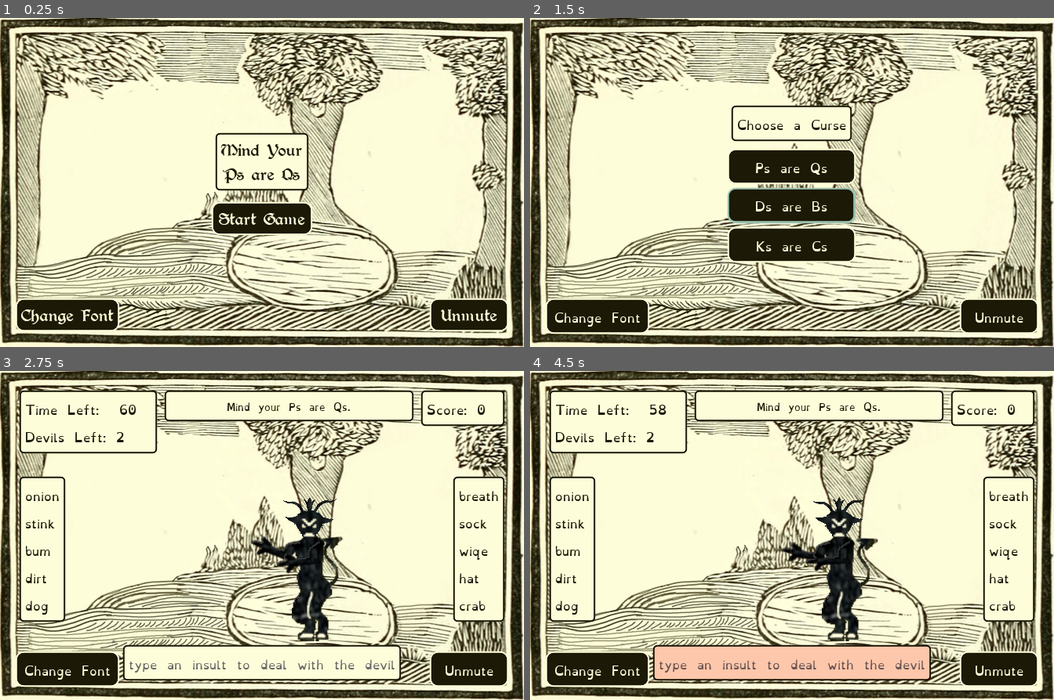
Above: before the commit, frames 1-4 (two rows, left to right).
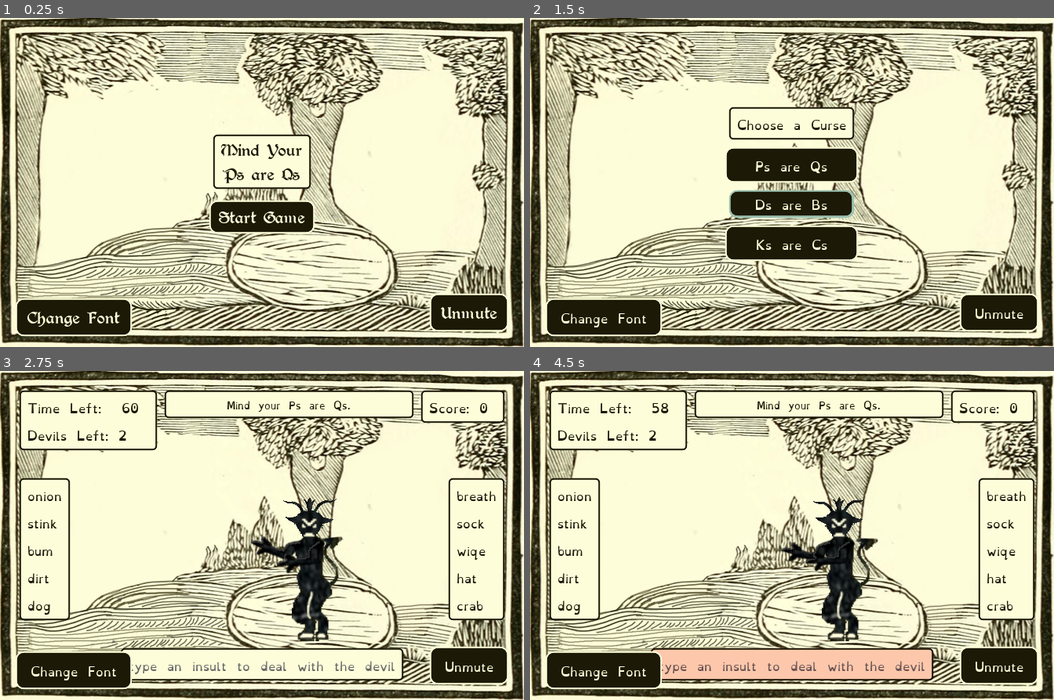
Above: after the commit, the same moments.

Repository: hoodscott/psareqs
Game: Godot game, scene res://scenes/Game.tscn
Same seed, same stepped clock (60 frames per second), same inputs: the game is played once before the commit and once after it. Sound files missing from this copy of the repository are replaced by a short silence.
Inputs:
- Up to frame 1 (0.25 s): no input
- Up to frame 2 (1.5 s): click "Change Font" at 0.5 s; click "Start Game" at 1.25 s
- Up to frame 3 (2.75 s): click "Ps are Qs" at 2 s
- Up to frame 4 (4.5 s): tap Enter at 2.75 s; hold Right (ui_right) 2.78-3.53 s; tap Z at 2.85, 4.35 s; hold Down (ui_down) 3.53-4.28 s; tap Backspace at 3.6 s; hold Right (ui_right) from 4.28 s (still down)

The runs differ from the first frame. In frame 1, 3.0% of the frame differs, in the area x 2-97%, y 34-97%; in frame 2, 4.5%; in frame 3, 7.1%; in frame 4, 7.2%, in the area x 3-97%, y 9-97%.

Commit message:
Tidyies up scene tree by removing margincontainers
Using theme constants of the styleboxes instead

Diff:
--- a/scenes/ui/UI.gd
+++ b/scenes/ui/UI.gd
@@ -22,16 +22,16 @@
   $GameMargin/ChooserContainer/CurseChooser/Choice2,
   $GameMargin/ChooserContainer/CurseChooser/Choice3
  ]
-onready var _GameOver := $GameMargin/StartContainer/VBoxContainer/PanelContainer/MarginContainer/GameOver
+onready var _GameOver := $GameMargin/StartContainer/VBoxContainer/PanelContainer/GameOver
 onready var _StartButton := $GameMargin/StartContainer/VBoxContainer/StartButton
 onready var _GameTimer := $Timer
-onready var _Clock := $GameMargin/GameContainer/Top/TopLeft/PanelContainer/MarginContainer/VBoxContainer/Clock
-onready var _Devils :=$GameMargin/GameContainer/Top/TopLeft/PanelContainer/MarginContainer/VBoxContainer/Devils
-onready var _Rules := $GameMargin/GameContainer/Top/TopMid/RulesPanel/MarginContainer/Rules
-onready var _Score := $GameMargin/GameContainer/Top/TopRight/PanelContainer/MarginContainer/Score
-onready var _PrefixList := $GameMargin/GameContainer/Fragments/VBoxContainer2/PanelContainer/MarginContainer/Prefixes
-onready var _SuffixList := $GameMargin/GameContainer/Fragments/VBoxContainer/PanelContainer/MarginContainer/Suffixes
-onready var _Typed := $GameMargin/GameContainer/Bottom/PanelContainer/MarginContainer/Typed
+onready var _Clock := $GameMargin/GameContainer/Top/TopLeft/PanelContainer/VBoxContainer/Clock
+onready var _Devils :=$GameMargin/GameContainer/Top/TopLeft/PanelContainer/VBoxContainer/Devils
+onready var _Rules := $GameMargin/GameContainer/Top/TopMid/RulesPanel/Rules
+onready var _Score := $GameMargin/GameContainer/Top/TopRight/PanelContainer/Score
+onready var _PrefixList := $GameMargin/GameContainer/Fragments/VBoxContainer2/PanelContainer/Prefixes
+onready var _SuffixList := $GameMargin/GameContainer/Fragments/VBoxContainer/PanelContainer/Suffixes
+onready var _Typed := $GameMargin/GameContainer/Bottom/PanelContainer/Typed
 onready var _Animations := $AnimationPlayer
 onready var _WordCompleteSpawn := $GameMargin/CompleteSpawn
 
--- a/scenes/ui/UI.tscn
+++ b/scenes/ui/UI.tscn
@@ -15,7 +15,7 @@
 [sub_resource type="Animation" id=1]
 length = 0.001
 tracks/0/type = "value"
-tracks/0/path = NodePath("GameMargin/GameContainer/Bottom/PanelContainer/MarginContainer/Typed:rect_position")
+tracks/0/path = NodePath("GameMargin/GameContainer/Bottom/PanelContainer/Typed:rect_position")
 tracks/0/interp = 1
 tracks/0/loop_wrap = true
 tracks/0/imported = false
@@ -27,7 +27,7 @@
 "values": [ Vector2( 0, 338 ) ]
 }
 tracks/1/type = "value"
-tracks/1/path = NodePath("GameMargin/GameContainer/Bottom/PanelContainer/MarginContainer/Typed:modulate")
+tracks/1/path = NodePath("GameMargin/GameContainer/Bottom/PanelContainer/Typed:modulate")
 tracks/1/interp = 1
 tracks/1/loop_wrap = true
 tracks/1/imported = false
@@ -67,7 +67,7 @@
 resource_name = "incorrect"
 length = 0.4
 tracks/0/type = "value"
-tracks/0/path = NodePath("GameMargin/GameContainer/Bottom/PanelContainer/MarginContainer/Typed:modulate")
+tracks/0/path = NodePath("GameMargin/GameContainer/Bottom/PanelContainer/Typed:modulate")
 tracks/0/interp = 1
 tracks/0/loop_wrap = true
 tracks/0/imported = false
@@ -112,66 +112,54 @@
 
 [node name="Top" type="HBoxContainer" parent="GameMargin/GameContainer"]
 margin_right = 618.0
-margin_bottom = 74.0
+margin_bottom = 70.0
 custom_constants/separation = 10
 
 [node name="TopLeft" type="VBoxContainer" parent="GameMargin/GameContainer/Top"]
 margin_right = 175.0
-margin_bottom = 74.0
+margin_bottom = 70.0
 rect_min_size = Vector2( 150, 0 )
 size_flags_horizontal = 3
 
 [node name="PanelContainer" type="PanelContainer" parent="GameMargin/GameContainer/Top/TopLeft"]
 margin_right = 175.0
-margin_bottom = 74.0
+margin_bottom = 70.0
 rect_min_size = Vector2( 175, 0 )
 
-[node name="MarginContainer" type="MarginContainer" parent="GameMargin/GameContainer/Top/TopLeft/PanelContainer"]
-margin_left = 2.0
-margin_top = 2.0
-margin_right = 173.0
-margin_bottom = 72.0
-
-[node name="VBoxContainer" type="VBoxContainer" parent="GameMargin/GameContainer/Top/TopLeft/PanelContainer/MarginContainer"]
-margin_left = 5.0
-margin_top = 5.0
-margin_right = 166.0
+[node name="VBoxContainer" type="VBoxContainer" parent="GameMargin/GameContainer/Top/TopLeft/PanelContainer"]
+margin_left = 10.0
+margin_top = 5.0
+margin_right = 165.0
 margin_bottom = 65.0
 
-[node name="Clock" type="Label" parent="GameMargin/GameContainer/Top/TopLeft/PanelContainer/MarginContainer/VBoxContainer"]
-margin_right = 161.0
+[node name="Clock" type="Label" parent="GameMargin/GameContainer/Top/TopLeft/PanelContainer/VBoxContainer"]
+margin_right = 155.0
 margin_bottom = 28.0
 rect_min_size = Vector2( 140, 0 )
 text = "Time: xxx"
 
-[node name="Devils" type="Label" parent="GameMargin/GameContainer/Top/TopLeft/PanelContainer/MarginContainer/VBoxContainer"]
+[node name="Devils" type="Label" parent="GameMargin/GameContainer/Top/TopLeft/PanelContainer/VBoxContainer"]
 margin_top = 32.0
-margin_right = 161.0
+margin_right = 155.0
 margin_bottom = 60.0
 rect_min_size = Vector2( 140, 0 )
 text = "Demons: xxx"
 
 [node name="TopMid" type="VBoxContainer" parent="GameMargin/GameContainer/Top"]
 margin_left = 185.0
-margin_right = 494.0
-margin_bottom = 74.0
+margin_right = 488.0
+margin_bottom = 70.0
 size_flags_horizontal = 3
 size_flags_stretch_ratio = 3.0
 
 [node name="RulesPanel" type="PanelContainer" parent="GameMargin/GameContainer/Top/TopMid"]
-margin_right = 309.0
-margin_bottom = 33.0
-
-[node name="MarginContainer" type="MarginContainer" parent="GameMargin/GameContainer/Top/TopMid/RulesPanel"]
-margin_left = 2.0
-margin_top = 2.0
-margin_right = 307.0
-margin_bottom = 31.0
-
-[node name="Rules" type="Label" parent="GameMargin/GameContainer/Top/TopMid/RulesPanel/MarginContainer"]
-margin_left = 5.0
-margin_top = 5.0
-margin_right = 300.0
+margin_right = 303.0
+margin_bottom = 29.0
+
+[node name="Rules" type="Label" parent="GameMargin/GameContainer/Top/TopMid/RulesPanel"]
+margin_left = 10.0
+margin_top = 5.0
+margin_right = 293.0
 margin_bottom = 24.0
 custom_fonts/font = ExtResource( 1 )
 text = " and words are in alphabetical order, "
@@ -179,155 +167,127 @@
 autowrap = true
 
 [node name="TopRight" type="VBoxContainer" parent="GameMargin/GameContainer/Top"]
-margin_left = 504.0
+margin_left = 498.0
 margin_right = 618.0
-margin_bottom = 74.0
+margin_bottom = 70.0
 size_flags_horizontal = 3
 
 [node name="PanelContainer" type="PanelContainer" parent="GameMargin/GameContainer/Top/TopRight"]
-margin_right = 114.0
-margin_bottom = 42.0
-
-[node name="MarginContainer" type="MarginContainer" parent="GameMargin/GameContainer/Top/TopRight/PanelContainer"]
-margin_left = 2.0
-margin_top = 2.0
-margin_right = 112.0
-margin_bottom = 40.0
-custom_constants/margin_right = 5
-custom_constants/margin_top = 5
-custom_constants/margin_left = 5
-custom_constants/margin_bottom = 5
-
-[node name="Score" type="Label" parent="GameMargin/GameContainer/Top/TopRight/PanelContainer/MarginContainer"]
-margin_left = 5.0
-margin_top = 5.0
-margin_right = 105.0
+margin_right = 120.0
+margin_bottom = 38.0
+
+[node name="Score" type="Label" parent="GameMargin/GameContainer/Top/TopRight/PanelContainer"]
+margin_left = 10.0
+margin_top = 5.0
+margin_right = 110.0
 margin_bottom = 33.0
 text = "Score: xxx"
 
 [node name="Fragments" type="HBoxContainer" parent="GameMargin/GameContainer"]
-margin_top = 78.0
+margin_top = 74.0
 margin_right = 618.0
-margin_bottom = 324.0
+margin_bottom = 328.0
 size_flags_vertical = 3
 
 [node name="VBoxContainer2" type="VBoxContainer" parent="GameMargin/GameContainer/Fragments"]
-margin_right = 122.0
-margin_bottom = 246.0
+margin_right = 128.0
+margin_bottom = 254.0
 alignment = 1
 
 [node name="PanelContainer" type="PanelContainer" parent="GameMargin/GameContainer/Fragments/VBoxContainer2"]
-margin_top = 54.0
-margin_right = 122.0
-margin_bottom = 192.0
-
-[node name="MarginContainer" type="MarginContainer" parent="GameMargin/GameContainer/Fragments/VBoxContainer2/PanelContainer"]
-margin_left = 2.0
-margin_top = 2.0
-margin_right = 120.0
-margin_bottom = 136.0
-
-[node name="Prefixes" type="VBoxContainer" parent="GameMargin/GameContainer/Fragments/VBoxContainer2/PanelContainer/MarginContainer"]
-margin_left = 5.0
-margin_top = 5.0
-margin_right = 113.0
+margin_top = 60.0
+margin_right = 128.0
+margin_bottom = 194.0
+
+[node name="Prefixes" type="VBoxContainer" parent="GameMargin/GameContainer/Fragments/VBoxContainer2/PanelContainer"]
+margin_left = 10.0
+margin_top = 5.0
+margin_right = 118.0
 margin_bottom = 129.0
 alignment = 1
 
-[node name="Label" type="Label" parent="GameMargin/GameContainer/Fragments/VBoxContainer2/PanelContainer/MarginContainer/Prefixes"]
+[node name="Label" type="Label" parent="GameMargin/GameContainer/Fragments/VBoxContainer2/PanelContainer/Prefixes"]
 margin_right = 108.0
 margin_bottom = 28.0
 text = "test content"
 
-[node name="Label2" type="Label" parent="GameMargin/GameContainer/Fragments/VBoxContainer2/PanelContainer/MarginContainer/Prefixes"]
+[node name="Label2" type="Label" parent="GameMargin/GameContainer/Fragments/VBoxContainer2/PanelContainer/Prefixes"]
 margin_top = 32.0
 margin_right = 108.0
 margin_bottom = 60.0
 text = "test content"
 
-[node name="Label3" type="Label" parent="GameMargin/GameContainer/Fragments/VBoxContainer2/PanelContainer/MarginContainer/Prefixes"]
+[node name="Label3" type="Label" parent="GameMargin/GameContainer/Fragments/VBoxContainer2/PanelContainer/Prefixes"]
 margin_top = 64.0
 margin_right = 108.0
 margin_bottom = 92.0
 text = "test content"
 
-[node name="Label4" type="Label" parent="GameMargin/GameContainer/Fragments/VBoxContainer2/PanelContainer/MarginContainer/Prefixes"]
+[node name="Label4" type="Label" parent="GameMargin/GameContainer/Fragments/VBoxContainer2/PanelContainer/Prefixes"]
 margin_top = 96.0
 margin_right = 108.0
 margin_bottom = 124.0
 text = "test content"
 
 [node name="Spacer" type="HBoxContainer" parent="GameMargin/GameContainer/Fragments"]
-margin_left = 126.0
-margin_right = 492.0
-margin_bottom = 246.0
+margin_left = 132.0
+margin_right = 486.0
+margin_bottom = 254.0
 size_flags_horizontal = 3
 
 [node name="VBoxContainer" type="VBoxContainer" parent="GameMargin/GameContainer/Fragments"]
-margin_left = 496.0
+margin_left = 490.0
 margin_right = 618.0
-margin_bottom = 246.0
+margin_bottom = 254.0
 alignment = 1
 
 [node name="PanelContainer" type="PanelContainer" parent="GameMargin/GameContainer/Fragments/VBoxContainer"]
-margin_top = 54.0
-margin_right = 122.0
-margin_bottom = 192.0
-
-[node name="MarginContainer" type="MarginContainer" parent="GameMargin/GameContainer/Fragments/VBoxContainer/PanelContainer"]
-margin_left = 2.0
-margin_top = 2.0
-margin_right = 120.0
-margin_bottom = 136.0
-
-[node name="Suffixes" type="VBoxContainer" parent="GameMargin/GameContainer/Fragments/VBoxContainer/PanelContainer/MarginContainer"]
-margin_left = 5.0
-margin_top = 5.0
-margin_right = 113.0
+margin_top = 60.0
+margin_right = 128.0
+margin_bottom = 194.0
+
+[node name="Suffixes" type="VBoxContainer" parent="GameMargin/GameContainer/Fragments/VBoxContainer/PanelContainer"]
+margin_left = 10.0
+margin_top = 5.0
+margin_right = 118.0
 margin_bottom = 129.0
 alignment = 1
 
-[node name="Label" type="Label" parent="GameMargin/GameContainer/Fragments/VBoxContainer/PanelContainer/MarginContainer/Suffixes"]
+[node name="Label" type="Label" parent="GameMargin/GameContainer/Fragments/VBoxContainer/PanelContainer/Suffixes"]
 margin_right = 108.0
 margin_bottom = 28.0
 text = "test content"
 
-[node name="Label2" type="Label" parent="GameMargin/GameContainer/Fragments/VBoxContainer/PanelContainer/MarginContainer/Suffixes"]
+[node name="Label2" type="Label" parent="GameMargin/GameContainer/Fragments/VBoxContainer/PanelContainer/Suffixes"]
 margin_top = 32.0
 margin_right = 108.0
 margin_bottom = 60.0
 text = "test content"
 
-[node name="Label3" type="Label" parent="GameMargin/GameContainer/Fragments/VBoxContainer/PanelContainer/MarginContainer/Suffixes"]
+[node name="Label3" type="Label" parent="GameMargin/GameContainer/Fragments/VBoxContainer/PanelContainer/Suffixes"]
 margin_top = 64.0
 margin_right = 108.0
 margin_bottom = 92.0
 text = "test content"
 
-[node name="Label4" type="Label" parent="GameMargin/GameContainer/Fragments/VBoxContainer/PanelContainer/MarginContainer/Suffixes"]
+[node name="Label4" type="Label" parent="GameMargin/GameContainer/Fragments/VBoxContainer/PanelContainer/Suffixes"]
 margin_top = 96.0
 margin_right = 108.0
 margin_bottom = 124.0
 text = "test content"
 
 [node name="Bottom" type="HBoxContainer" parent="GameMargin/GameContainer"]
-margin_top = 328.0
+margin_top = 332.0
 margin_right = 618.0
 margin_bottom = 370.0
 alignment = 1
 
 [node name="PanelContainer" type="PanelContainer" parent="GameMargin/GameContainer/Bottom"]
-margin_left = 137.0
-margin_right = 481.0
-margin_bottom = 42.0
-
-[node name="MarginContainer" type="MarginContainer" parent="GameMargin/GameContainer/Bottom/PanelContainer"]
-margin_left = 2.0
-margin_top = 2.0
-margin_right = 342.0
-margin_bottom = 40.0
-
-[node name="Typed" type="Label" parent="GameMargin/GameContainer/Bottom/PanelContainer/MarginContainer"]
+margin_left = 134.0
+margin_right = 484.0
+margin_bottom = 38.0
+
+[node name="Typed" type="Label" parent="GameMargin/GameContainer/Bottom/PanelContainer"]
 margin_top = 338.0
 margin_right = 330.0
 margin_bottom = 366.0
@@ -341,72 +301,61 @@
 margin_bottom = 395.0
 
 [node name="VBoxContainer" type="VBoxContainer" parent="GameMargin/StartContainer"]
-margin_left = 250.0
-margin_top = 122.0
-margin_right = 368.0
-margin_bottom = 247.0
+margin_left = 244.0
+margin_top = 121.0
+margin_right = 374.0
+margin_bottom = 248.0
 custom_constants/separation = 20
 
 [node name="PanelContainer" type="PanelContainer" parent="GameMargin/StartContainer/VBoxContainer"]
-margin_right = 118.0
-margin_bottom = 73.0
-
-[node name="MarginContainer" type="MarginContainer" parent="GameMargin/StartContainer/VBoxContainer/PanelContainer"]
-margin_left = 2.0
-margin_top = 2.0
-margin_right = 116.0
-margin_bottom = 71.0
-
-[node name="GameOver" type="Label" parent="GameMargin/StartContainer/VBoxContainer/PanelContainer/MarginContainer"]
-margin_left = 5.0
-margin_top = 5.0
-margin_right = 109.0
+margin_right = 130.0
+margin_bottom = 69.0
+
+[node name="GameOver" type="Label" parent="GameMargin/StartContainer/VBoxContainer/PanelContainer"]
+margin_left = 10.0
+margin_top = 5.0
+margin_right = 120.0
 margin_bottom = 64.0
 text = "Mind Your
 Ps are Qs"
 align = 1
 
 [node name="StartButton" type="Button" parent="GameMargin/StartContainer/VBoxContainer"]
-margin_top = 93.0
-margin_right = 118.0
-margin_bottom = 125.0
+margin_top = 89.0
+margin_right = 130.0
+margin_bottom = 127.0
 text = "Start Game"
 
 [node name="ChooserContainer" type="CenterContainer" parent="GameMargin"]
+visible = false
 margin_left = 25.0
 margin_top = 25.0
 margin_right = 643.0
 margin_bottom = 395.0
 
 [node name="CurseChooser" type="VBoxContainer" parent="GameMargin/ChooserContainer"]
-margin_left = 229.0
-margin_top = 93.0
-margin_right = 388.0
-margin_bottom = 276.0
+margin_left = 249.0
+margin_top = 100.0
+margin_right = 368.0
+margin_bottom = 269.0
 custom_constants/separation = 15
 
 [node name="PanelContainer" type="PanelContainer" parent="GameMargin/ChooserContainer/CurseChooser"]
 margin_right = 159.0
 margin_bottom = 42.0
 
-[node name="MarginContainer" type="MarginContainer" parent="GameMargin/ChooserContainer/CurseChooser/PanelContainer"]
-margin_left = 2.0
-margin_top = 2.0
-margin_right = 157.0
-margin_bottom = 40.0
-
-[node name="Label" type="Label" parent="GameMargin/ChooserContainer/CurseChooser/PanelContainer/MarginContainer"]
-margin_left = 5.0
-margin_top = 5.0
-margin_right = 150.0
-margin_bottom = 33.0
+[node name="Label" type="Label" parent="GameMargin/ChooserContainer/CurseChooser/PanelContainer"]
+margin_left = 7.0
+margin_top = 7.0
+margin_right = 152.0
+margin_bottom = 35.0
 text = "Choose a Curse"
 align = 1
 
 [node name="Choice" type="Button" parent="GameMargin/ChooserContainer/CurseChooser"]
 margin_top = 57.0
 margin_right = 159.0
-margin_bottom = 89.0
+margin_bottom = 95.0
 focus_neighbour_left = NodePath("../Choice3")
 focus_neighbour_top = NodePath("../Choice3")
 focus_neighbour_right = NodePath("../Choice2")
@@ -416,9 +365,9 @@
 text = "Ps are Qs"
 
 [node name="Choice2" type="Button" parent="GameMargin/ChooserContainer/CurseChooser"]
-margin_top = 104.0
+margin_top = 110.0
 margin_right = 159.0
-margin_bottom = 136.0
+margin_bottom = 148.0
 focus_neighbour_left = NodePath("../Choice")
 focus_neighbour_top = NodePath("../Choice")
 focus_neighbour_right = NodePath("../Choice3")
@@ -428,9 +377,9 @@
 text = "Ps are Qs"
 
 [node name="Choice3" type="Button" parent="GameMargin/ChooserContainer/CurseChooser"]
-margin_top = 151.0
+margin_top = 163.0
 margin_right = 159.0
-margin_bottom = 183.0
+margin_bottom = 201.0
 focus_neighbour_left = NodePath("../Choice2")
 focus_neighbour_top = NodePath("../Choice2")
 focus_neighbour_right = NodePath("../Choice")
@@ -446,24 +395,26 @@
 margin_bottom = 395.0
 mouse_filter = 2
 
+[node name="FontChange" type="Button" parent="GameMargin/AudioContainer"]
+anchor_top = 1.0
+anchor_bottom = 1.0
+margin_top = -32.0
+margin_right = 138.0
+margin_bottom = 6.0
+focus_mode = 0
+shortcut = SubResource( 4 )
+text = "Change Font"
+
 [node name="AudioManager" parent="GameMargin/AudioContainer" instance=ExtResource( 2 )]
 anchor_left = 1.0
 anchor_top = 1.0
 anchor_right = 1.0
 anchor_bottom = 1.0
-margin_left = -4.0
-margin_top = -32.0
-grow_horizontal = 0
+margin_left = -90.0
+margin_top = -38.0
 rect_min_size = Vector2( 90, 0 )
 focus_mode = 0
-
-[node name="FontChange" type="Button" parent="GameMargin/AudioContainer"]
-anchor_top = 1.0
-anchor_bottom = 1.0
-margin_top = -32.0
-margin_right = 122.0
-shortcut = SubResource( 4 )
-text = "Change Font"
+text = "Mute"
 
 [node name="CompleteSpawn" type="Control" parent="GameMargin"]
 margin_left = 25.0
--- /dev/null
+++ b/scenes/ui/theme/button_focus_styleboxflat.tres
@@ -0,0 +1,17 @@
+[gd_resource type="StyleBoxFlat" format=2]
+
+[resource]
+content_margin_left = 10.0
+content_margin_right = 10.0
+content_margin_top = 5.0
+content_margin_bottom = 5.0
+bg_color = Color( 0.113725, 0.101961, 0.027451, 1 )
+border_width_left = 2
+border_width_top = 2
+border_width_right = 3
+border_width_bottom = 3
+border_color = Color( 0.615686, 0.760784, 0.694118, 1 )
+corner_radius_top_left = 10
+corner_radius_top_right = 10
+corner_radius_bottom_right = 10
+corner_radius_bottom_left = 10
--- a/scenes/ui/theme/button_hover_styleboxflat.tres
+++ b/scenes/ui/theme/button_hover_styleboxflat.tres
@@ -1,6 +1,10 @@
 [gd_resource type="StyleBoxFlat" format=2]
 
 [resource]
+content_margin_left = 10.0
+content_margin_right = 10.0
+content_margin_top = 5.0
+content_margin_bottom = 7.0
 bg_color = Color( 0.113725, 0.101961, 0.027451, 1 )
 border_width_left = 2
 border_width_top = 2
@@ -11,7 +15,3 @@
 corner_radius_top_right = 10
 corner_radius_bottom_right = 10
 corner_radius_bottom_left = 10
-expand_margin_left = 5.0
-expand_margin_right = 5.0
-expand_margin_top = 5.0
-expand_margin_bottom = 5.0
--- a/scenes/ui/theme/label_styleboxflat.tres
+++ b/scenes/ui/theme/label_styleboxflat.tres
@@ -1,6 +1,10 @@
 [gd_resource type="StyleBoxFlat" format=2]
 
 [resource]
+content_margin_left = 10.0
+content_margin_right = 10.0
+content_margin_top = 5.0
+content_margin_bottom = 5.0
 bg_color = Color( 0.996078, 0.996078, 0.854902, 1 )
 border_width_left = 2
 border_width_top = 2
--- a/scenes/ui/theme/theme.tres
+++ b/scenes/ui/theme/theme.tres
@@ -1,9 +1,10 @@
-[gd_resource type="Theme" load_steps=5 format=2]
+[gd_resource type="Theme" load_steps=6 format=2]
 
 [ext_resource path="res://scenes/ui/theme/font_normal.tres" type="DynamicFont" id=1]
 [ext_resource path="res://scenes/ui/theme/button_styleboxflat.tres" type="StyleBox" id=2]
 [ext_resource path="res://scenes/ui/theme/button_hover_styleboxflat.tres" type="StyleBox" id=3]
 [ext_resource path="res://scenes/ui/theme/label_styleboxflat.tres" type="StyleBox" id=4]
+[ext_resource path="res://scenes/ui/theme/button_focus_styleboxflat.tres" type="StyleBox" id=5]
 
 [resource]
 default_font = ExtResource( 1 )
@@ -11,10 +12,10 @@
 Button/colors/font_color_focus = Color( 0.996078, 0.996078, 0.854902, 1 )
 Button/colors/font_color_hover = Color( 0.996078, 0.996078, 0.854902, 1 )
 Button/colors/font_color_pressed = Color( 0.996078, 0.996078, 0.854902, 1 )
-Button/styles/focus = ExtResource( 3 )
+Button/styles/focus = ExtResource( 5 )
 Button/styles/hover = ExtResource( 3 )
 Button/styles/normal = ExtResource( 2 )
-Button/styles/pressed = ExtResource( 3 )
+Button/styles/pressed = ExtResource( 5 )
 Label/colors/font_color = Color( 0.113725, 0.101961, 0.027451, 1 )
 MarginContainer/constants/margin_bottom = 5
 MarginContainer/constants/margin_left = 5
